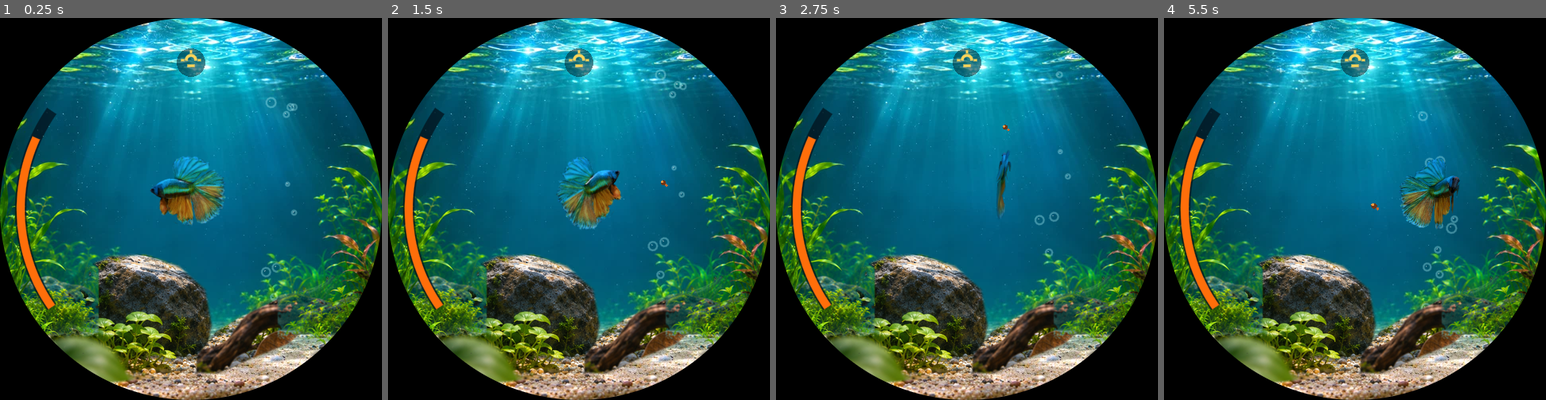
Above: before the commit, frames 1-4 (left to right).
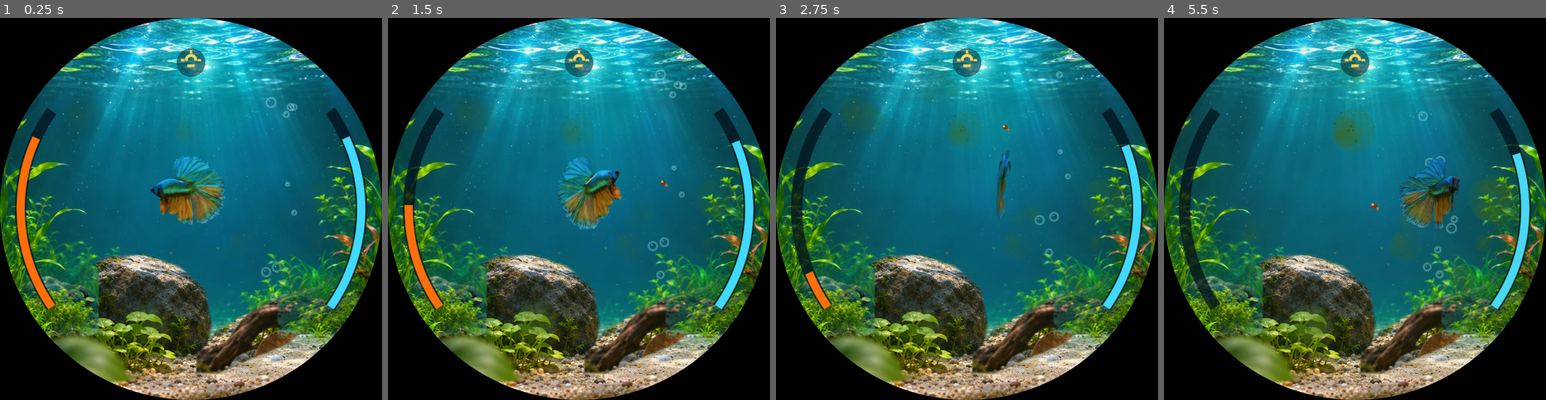
Above: after the commit, the same moments.

Repository: tunaiex/PETSHOP
Game: Godot game, scene res://sahneler/akvaryum.tscn
Two runs of this game, one before a commit and one after it. Both use one fixed random seed, a clock stepped at 60 frames per second and the inputs below.
Inputs (mouse positions are in pixels of both pictures, inside the frame that each line leads up to):
- Up to frame 1 (0.25 s): no input
- Up to frame 2 (1.5 s): tap Enter at 0.5 s; move the mouse to (663, 189) at 0.52 s; tap T at 0.6 s; click (663, 189) at 0.67 s; drag from (502, 228) to (559, 285) at 1.27 s
- Up to frame 3 (2.75 s): move the mouse to (1005, 124) at 2.02 s; tap Z at 2.1 s; click (1005, 124) at 2.17 s; tap T at 2.3 s
- Up to frame 4 (5.5 s): drag from (1335, 285) to (1240, 151) at 2.77 s; move the mouse to (1469, 266) at 3.52 s; tap 1 at 3.6 s; click (1469, 266) at 3.67 s; tap T at 3.8, 5.3 s; drag from (1240, 151) to (1297, 113) at 4.27 s; move the mouse to (1374, 209) at 5.02 s; tap 3 at 5.1 s; click (1374, 209) at 5.17 s

The runs differ from the first frame. In frame 1, 1.9% of the frame differs, in the area x 20-97%, y 23-90%; in frame 2, 2.8%; in frame 3, 4.3%; in frame 4, 6.0%, in the area x 4-97%, y 11-90%.

Commit message:
Bakım sistemi: cam yosunu ve silme, su kalitesi ve su değişimi, artan yem, mutluluk, köpük yuvası, gece uykusu
Co-Authored-By: Claude Opus 5.5 <noreply@anthropic.com>
Claude-Session: https://claude.ai/code/session_015MbJhn46P53U1WkoUEXvPy

Diff:
--- a/CepAkvaryumu_DerinlikV2/betikler/akvaryum.gd
+++ b/CepAkvaryumu_DerinlikV2/betikler/akvaryum.gd
@@ -5,12 +5,13 @@
 ## sirasi ile saglanir; tam 3B sahneye gore saatte daha az pil tuketir.
 ##
 ## Galaxy Watch 8 (Wear OS): 480x480 tasarim, 438x438 icin orantili olcek.
-## Dokunma: kisa = yem, 1 sn = isik, >60 px kaydirma = cam temizleme,
-## kenarda dairesel kaydirma / cerceve (bezel) = ileride menu secimi.
-
-## Gelecekteki ozellikler bu sinyallere baglanacak (cam kirlenmesi, menu).
+## Dokunma: kisa = yem, 1 sn = isik, >60 px kaydirma = cam silme,
+## kenarda tam tur dairesel kaydirma / cerceveyi 12 tik cevirme = su degisimi.
+## Bakim (yosun, su, mutluluk, kopuk yuvasi): betikler/bakim.gd
+
 signal cam_temizlendi(baslangic: Vector2, bitis: Vector2)
 signal menu_adimi(yon: int)
+signal su_degistirildi
 
 const MERKEZ := Vector2(240.0, 240.0)
 const KAYIT_YOLU := "user://akvaryum_kaydi.json"
@@ -28,11 +29,15 @@
 const DONUS_HIZI := 2.4        # rad/sn, normal yuzme
 const DONUS_HIZI_YEM := 3.6    # rad/sn, yeme giderken
 const MAKS_EGIM := 0.55        # yukari / asagi en fazla egim (rad)
+const TOK_ESIGI := 95.0        # bundan tokken balik yemi yemez, yem dibe coker
+const UYKU_NOKTASI := Vector3(-95.0, 60.0, 0.5)  # isik kapaninca bitkilerin yanina gider
+const CERCEVE_SU_TIK := 12     # cerceveyi bu kadar tik cevirmek = su degisimi
 
 @onready var balik: Sprite2D = $Balik
 @onready var balik_3d: SubViewport = $Balik3D
 @onready var yem_gorseli: Node2D = $Yem
 @onready var gosterge: Node2D = $Gosterge
+@onready var bakim: Node = $Bakim
 
 # Tokluk: 100 = tok, 0 = ac. Onceki projenin 'aclik' kaydi da okunur.
 var aclik := 85.0
@@ -63,6 +68,14 @@
 var daire_acisi := 0.0         # kenarda toplam donulen aci (rad, isaretli)
 var daire_bildirilen := 0      # menuye bildirilen adim sayisi
 var kenarda_kaldi := false
+var yol := PackedVector2Array()  # parmagin izi (cam silme icin)
+var silme_aktif := false
+var su_degisti_bu_hareket := false
+var cerceve_tik := 0
+var cerceve_zaman := 0.0
+var su_degisim_ilerleme := 0.0   # 0..1, gostergede halka olarak cizilir
+var kameraya_bak := 0.0          # cam parlayinca balik kameraya (cama) bakar
+var cama_geliyor := false
 
 var kayit_sayaci := 0.0
 var zaman_kontrol_sayaci := 0.0
@@ -85,6 +98,7 @@
 	_zaman_farkini_uygula()
 	_fps_ayarla()
 	Ayarlar.profil_degisti.connect(_fps_ayarla)
+	bakim.cam_parladi.connect(_cama_gel)
 	_baligi_gorsellestir()
 	_yemi_gorsellestir()
 	hazir = true
@@ -101,22 +115,32 @@
 		if basma_suresi >= UZUN_BASMA_SANIYE:
 			uzun_basma_yapildi = true
 			isik_acik = not isik_acik
+			if not isik_acik and yem_var:
+				# Isik kapanirken suda kalan yem dibe coker.
+				yem_var = false
+				bakim.artik_ekle(yem_gorseli.position)
 			_fps_ayarla()
 			_yemi_gorsellestir()
 			_kaydet()
 
 	if not odakta:
 		return
+
+	cerceve_zaman = maxf(0.0, cerceve_zaman - delta)
+	if cerceve_zaman <= 0.0 and not basili:
+		cerceve_tik = 0
+		su_degisim_ilerleme = 0.0
 
 	if isik_acik:
 		yuzme_zamani += delta
 		_sensoru_kontrol_et(delta)
 		_baligi_hareket_ettir(delta)
+		bakim.kare(delta)
 		_baligi_gorsellestir()
 		_yemi_gorsellestir()
 	else:
-		# Isik kapaliyken yuzme ve sensor okumasi durur.
-		anlik_hiz = 0.0
+		# Isik kapali: balik yavasca bitkilerin yanina gidip orada uyur.
+		_baligi_hareket_ettir(delta, true)
 		_baligi_gorsellestir()
 	balik_3d.guncelle(yon, anlik_hiz, delta, not isik_acik)
 
@@ -148,6 +172,7 @@
 		# Galaxy Watch cercevesi (bezel / doner cerceve) Android'de fare
 		# tekerlegi olarak gelir: ileride menu secimi icin.
 		_menu_adimi(1 if olay.button_index == MOUSE_BUTTON_WHEEL_DOWN else -1)
+		_cerceve_tik()
 	elif not OS.has_feature("mobile"):
 		if olay is InputEventMouseButton and olay.button_index == MOUSE_BUTTON_LEFT:
 			if olay.pressed:
@@ -165,6 +190,10 @@
 		elif olay.keycode == KEY_X:
 			balik_hedefi = Vector3(25.0, 0.0, 0.10) # kameraya yakin
 			bekleme_suresi = 0.0
+		elif olay.keycode == KEY_T and not OS.has_feature("mobile"):
+			# Test: 1 saat ileri sar
+			son_hesaplama_zamani -= 3600.0
+			_zaman_farkini_uygula()
 
 
 func _basmayi_baslat(konum: Vector2) -> void:
@@ -179,6 +208,9 @@
 	daire_acisi = 0.0
 	daire_bildirilen = 0
 	kenarda_kaldi = konum.distance_to(MERKEZ) >= KENAR_YARICAPI
+	yol = PackedVector2Array([konum])
+	silme_aktif = false
+	su_degisti_bu_hareket = false
 
 
 func _surukle(konum: Vector2) -> void:
@@ -192,12 +224,26 @@
 		kenarda_kaldi = false
 	daire_acisi += wrapf((konum - MERKEZ).angle() - (son_konum - MERKEZ).angle(), -PI, PI)
 	son_konum = konum
+	yol.append(konum)
 	if kenarda_kaldi and absf(daire_acisi) >= DAIRE_ESIGI:
 		var adim := int(daire_acisi / DAIRE_ADIM)
 		while daire_bildirilen != adim:
 			var y := signi(adim - daire_bildirilen)
 			daire_bildirilen += y
 			_menu_adimi(y)
+		# Kenarda tam tur = su degisimi (pompa). Ilerleme halkada gorunur.
+		su_degisim_ilerleme = clampf(absf(daire_acisi) / TAU, 0.0, 1.0)
+		if su_degisim_ilerleme >= 1.0 and not su_degisti_bu_hareket:
+			su_degisti_bu_hareket = true
+			_su_degistir()
+	elif not kenarda_kaldi:
+		su_degisim_ilerleme = 0.0
+		# Cam silme: parmak 60 px'i gecince parmagin altindaki yosun canli silinir.
+		if silme_aktif:
+			_cam_sil(yol.slice(yol.size() - 2))
+		elif konum.distance_to(baslangic) >= KAYDIRMA_ESIGI:
+			silme_aktif = true
+			_cam_sil(yol)
 
 
 func _basmayi_bitir(konum: Vector2) -> void:
@@ -208,17 +254,46 @@
 	if uzun_basma_yapildi:
 		return  # isik zaten degisti; birakinca yem atilmaz
 	if kenarda_kaldi and absf(daire_acisi) >= DAIRE_ESIGI:
-		return  # dairesel kaydirma: menu (cam temizleme ile karismaz)
-	if konum.distance_to(baslangic) >= KAYDIRMA_ESIGI:
-		_cami_temizle(baslangic, konum)
+		return  # dairesel kaydirma: su degisimi / menu (cam silme ile karismaz)
+	if silme_aktif or konum.distance_to(baslangic) >= KAYDIRMA_ESIGI:
+		if not silme_aktif:
+			_cam_sil(yol)  # kenarda baslayip duz giden kaydirma
+		cam_temizlendi.emit(baslangic, konum)
 	elif not kaydirildi and basma_suresi < UZUN_BASMA_SANIYE:
 		_yem_birak(konum)
 	# Aradaki durum (18-60 px kayma): bilincli olarak hicbir sey yapmaz.
 
 
-func _cami_temizle(bas: Vector2, son: Vector2) -> void:
-	# Jest hazir; cam kirlenmesi mekanigi henuz yok (oyun mekanigi degistirilmedi).
-	cam_temizlendi.emit(bas, son)
+func _cam_sil(noktalar: PackedVector2Array) -> void:
+	if bakim.cami_sil(noktalar) > 0:
+		_titret(20)  # her tamamen silinen lekede minik titresim
+
+
+func _cerceve_tik() -> void:
+	# Cerceveyi 4 sn icinde 12 tik cevirmek su degisimi yapar.
+	cerceve_tik += 1
+	cerceve_zaman = 4.0
+	su_degisim_ilerleme = clampf(float(cerceve_tik) / CERCEVE_SU_TIK, 0.0, 1.0)
+	if cerceve_tik >= CERCEVE_SU_TIK:
+		cerceve_tik = 0
+		_su_degistir()
+
+
+func _su_degistir() -> void:
+	bakim.su_degistir()
+	su_degisim_ilerleme = 0.0
+	_titret(120)
+	su_degistirildi.emit()
+	_kaydet()
+
+
+func _cama_gel() -> void:
+	# Tertemiz camda kendi yansimasini gorur: cama gelip sana bakar.
+	if not isik_acik or yem_var:
+		return
+	balik_hedefi = Vector3(0.0, -15.0, 0.07)
+	bekleme_suresi = 0.0
+	cama_geliyor = true
 
 
 func _menu_adimi(yon_: int) -> void:
@@ -230,6 +305,10 @@
 	if not isik_acik:
 		return
 	var nokta := _ekranda_sinirla(ekran_konumu, 143.0)
+	if aclik >= TOK_ESIGI:
+		# Tok balik yemi umursamaz; yem dibe coker ve suyu kirletir.
+		bakim.artik_ekle(nokta)
+		return
 	# Yemler orta-arka sularda da bulunabilir: baligin Z ekseninde gitmesi gerekir.
 	var yeni_derinlik := randf_range(0.23, 0.69)
 	yem_hedefi = _sinirla(Vector3(nokta.x - 240.0, nokta.y - 240.0, yeni_derinlik))
@@ -239,17 +318,35 @@
 	_yemi_gorsellestir()
 
 
-func _baligi_hareket_ettir(delta: float) -> void:
+func _baligi_hareket_ettir(delta: float, uyku := false) -> void:
 	irkilme_beklemesi = maxf(0.0, irkilme_beklemesi - delta)
 	anlik_hiz = lerpf(anlik_hiz, 0.0, minf(1.0, delta * 3.0))
-	if bekleme_suresi > 0.0 and not yem_var:
+	if uyku:
+		balik_hedefi = UYKU_NOKTASI
+		cama_geliyor = false
+		kameraya_bak = 0.0
+	elif bekleme_suresi > 0.0 and not yem_var:
 		bekleme_suresi -= delta
+		if kameraya_bak > 0.0:
+			# Cama donup bakar (yuzu kameraya: sapma = -PI/2).
+			kameraya_bak -= delta
+			var donus := DONUS_HIZI * delta
+			sapma = wrapf(sapma + clampf(wrapf(-PI / 2.0 - sapma, -PI, PI), -donus, donus), -PI, PI)
+			egim = move_toward(egim, 0.0, donus)
+			yon = Vector3(cos(egim) * cos(sapma), sin(egim), cos(egim) * sin(sapma))
 		return
 
 	var fark: Vector3 = balik_hedefi - balik_konumu
 	fark.z *= DERINLIK_PIKSEL
 	var mesafe: float = fark.length()
+	if uyku and mesafe < 8.0:
+		return  # uyku yerine vardi; yuzgecler yavasca kipirdar
 	if mesafe < 8.0:
+		if cama_geliyor and not yem_var:
+			cama_geliyor = false
+			kameraya_bak = 3.0
+			bekleme_suresi = 3.0
+			return
 		if yem_var:
 			yem_var = false
 			aclik = clampf(aclik + 22.0, 0.0, 100.0)
@@ -274,6 +371,10 @@
 	# daire cizip durmaz.
 	var hiz := 66.0 if yem_var else 32.0
 	hiz += 7.0 * hareket_siddeti
+	if uyku:
+		hiz = 16.0
+	elif not yem_var:
+		hiz *= bakim.hiz_carpani()  # mutsuz balik durgun yuzer
 	hiz *= clampf(yon.dot(fark / mesafe), 0.12, 1.0)
 	var yol := minf(mesafe, hiz * delta)
 	var adim := Vector3(yon.x, yon.y, yon.z / DERINLIK_PIKSEL) * yol
@@ -290,10 +391,16 @@
 		balik_hedefi = Vector3(103.0, 56.0, 0.82)
 	elif hedef_sayaci % 5 == 4:
 		balik_hedefi = Vector3(32.0, -42.0, 0.10)
+	elif bakim.yuva > 0.2 and hedef_sayaci % 5 == 2:
+		# Mutlu erkek betta kopuk yuvasina ugrar.
+		balik_hedefi = Vector3(randf_range(70.0, 110.0), -90.0, 0.35)
 	else:
+		var y_alt := -88.0
+		if bakim.mutluluk < 35.0:
+			y_alt = 10.0  # mutsuz balik dipte, durgun kalir
 		balik_hedefi = _sinirla(Vector3(
 			randf_range(-132.0, 132.0),
-			randf_range(-88.0, 85.0),
+			randf_range(y_alt, 85.0),
 			randf_range(0.10, 0.94)
 		))
 
@@ -320,6 +427,8 @@
 	var derinlik := balik_konumu.z
 	var boyut: float = lerpf(0.82, 0.54, derinlik)
 	var solukluk: float = lerpf(1.0, 0.77, derinlik)
+	# Mutsuz balik solgun gorunur.
+	solukluk *= lerpf(0.72, 1.0, clampf(bakim.mutluluk / 60.0, 0.0, 1.0))
 	balik.modulate = Color(solukluk * 0.91, solukluk * 0.98, 1.0, 1.0)
 	balik.position = MERKEZ + Vector2(
 		balik_konumu.x,
@@ -406,6 +515,7 @@
 	if son_hesaplama_zamani > 0.0:
 		var gecen_saniye := maxf(0.0, simdi - son_hesaplama_zamani)
 		aclik = clampf(aclik - gecen_saniye * 100.0 / TOKLUK_BITIS_SANIYE, 0.0, 100.0)
+		bakim.zamani_ilerlet(gecen_saniye, aclik)
 	son_hesaplama_zamani = simdi
 
 
@@ -425,6 +535,8 @@
 			var dizi: Array = kayit["balik_konumu"]
 			if dizi.size() == 3:
 				balik_konumu = _sinirla(Vector3(float(dizi[0]), float(dizi[1]), float(dizi[2])))
+		if kayit.get("bakim") is Dictionary:
+			bakim.yukle(kayit["bakim"])
 
 
 func _kaydet() -> void:
@@ -434,11 +546,12 @@
 		push_warning("Kayit yazilamadi: " + KAYIT_YOLU)
 		return
 	dosya.store_string(JSON.stringify({
-		"surum": 2,
+		"surum": 3,
 		"aclik": aclik,
 		"isik_acik": isik_acik,
 		"zaman": son_hesaplama_zamani,
-		"balik_konumu": [balik_konumu.x, balik_konumu.y, balik_konumu.z]
+		"balik_konumu": [balik_konumu.x, balik_konumu.y, balik_konumu.z],
+		"bakim": bakim.sozluk()
 	}))
 	dosya.flush()
 
--- /dev/null
+++ b/CepAkvaryumu_DerinlikV2/betikler/bakim.gd
@@ -0,0 +1,203 @@
+extends Node
+## Akvaryum bakimi: cam yosunu, su kalitesi, artan yem, mutluluk, kopuk yuvasi.
+## Tum degerler gercek zamanla ilerler (uygulama kapaliyken de); ana betik
+## her saniye ve acilista gecen sureyi zamani_ilerlet() ile verir.
+##
+## Cizim, z_index'leri farkli dort kucuk Node2D ile yapilir (bakim_cizim.gd):
+##   Yuva (yuzeyde kopuk yuvasi), Artiklar (dipteki yem), SuRengi (bulaniklik),
+##   CamYosunu (en onde, camin ustunde).
+
+signal cam_parladi        # kirli cam tamamen temizlendi
+signal degisti            # cizimlerin yenilenmesi gerekiyor
+
+const MERKEZ := Vector2(240.0, 240.0)
+const SAAT := 3600.0
+
+# --- Ayarlar (oyun dengesi) ---
+const SU_BITIS_SAAT := 48.0          # temiz su 48 saatte tamamen kirlenir
+const ARTIK_KIRLETME_SAAT := 6.0     # dipteki her yem tanesi saatte 6 puan kirletir
+const ARTIK_OMUR_SAAT := 3.0         # dipteki yem 3 saatte cozunur
+const ARTIK_EN_FAZLA := 6
+const YOSUN_LEKE := 12
+const YUVA_BUYUME_SAAT := 6.0        # mutluyken yuva 6 saatte tamamlanir
+const YUVA_SONME_SAAT := 3.0         # mutsuzken 3 saatte kaybolur
+const MUTLULUK_ZAMAN_SABITI := 1800.0  # mutluluk hedefe ~30 dk'da yaklasir
+
+var su := 85.0                       # 100 = berrak, 0 = cok kirli
+var su_gorunen := 85.0               # su degisiminde yumusak gecis icin
+var gecis := false
+var cam_kirliydi := false            # cam bir kez belirgin kirlendiyse true
+var yuva := 0.0                      # 0..1 kopuk yuvasi buyuklugu
+var mutluluk := 70.0                 # 0..100
+var lekeler: Array[Dictionary] = []  # {p: Vector2, r: float, l: 0..1, h: buyume/sn, t: tohum}
+var artiklar: Array[Dictionary] = [] # {p: Vector2 (ekran), dip: float, yas: sn}
+
+
+func _ready() -> void:
+	if lekeler.is_empty():
+		for i in YOSUN_LEKE:
+			lekeler.append(_yeni_leke(randf_range(0.0, 0.2)))
+
+
+func _yeni_leke(seviye: float) -> Dictionary:
+	# Cam kenarlarina yakin yerlerde daha cok yosun olur.
+	var aci := randf() * TAU
+	var uzaklik := sqrt(randf_range(0.15, 1.0)) * 185.0
+	return {
+		"p": MERKEZ + Vector2.from_angle(aci) * uzaklik,
+		"r": randf_range(16.0, 38.0),
+		"l": seviye,
+		"h": 1.0 / (randf_range(8.0, 20.0) * SAAT),
+		"t": randi() % 100000,
+	}
+
+
+# ---------------------------------------------------------------- zaman
+
+## Gecen gercek sure (saniye). Bir saniyelik adimlar da, saatlerce kapali
+## kalma da ayni formullerle hesaplanir.
+func zamani_ilerlet(saniye: float, tokluk: float) -> void:
+	if saniye <= 0.0:
+		return
+	# Dipteki yemler suyu kirletir, zamanla cozunur.
+	var artik_kiri := 0.0
+	for a in artiklar:
+		var kalan := maxf(0.0, ARTIK_OMUR_SAAT * SAAT - a["yas"])
+		artik_kiri += minf(saniye, kalan) * ARTIK_KIRLETME_SAAT / SAAT
+		a["yas"] += saniye
+	artiklar = artiklar.filter(func(a): return a["yas"] < ARTIK_OMUR_SAAT * SAAT)
+	su = clampf(su - saniye * 100.0 / (SU_BITIS_SAAT * SAAT) - artik_kiri, 0.0, 100.0)
+	if not gecis:
+		su_gorunen = su
+
+	# Yosun: kirli suda daha hizli buyur.
+	var hiz_carpani := lerpf(1.7, 1.0, su / 100.0)
+	for leke in lekeler:
+		leke["l"] = minf(1.0, leke["l"] + saniye * leke["h"] * hiz_carpani)
+	if cam_temizligi() < 0.85:
+		cam_kirliydi = true
+
+	# Mutluluk hedefe yavasca yaklasir.
+	var hedef := mutluluk_hedefi(tokluk)
+	mutluluk = lerpf(mutluluk, hedef, 1.0 - exp(-saniye / MUTLULUK_ZAMAN_SABITI))
+
+	# Kopuk yuvasi: mutluyken buyur, mutsuzken soner.
+	if mutluluk >= 75.0:
+		yuva = minf(1.0, yuva + saniye / (YUVA_BUYUME_SAAT * SAAT))
+	elif mutluluk < 50.0:
+		yuva = maxf(0.0, yuva - saniye / (YUVA_SONME_SAAT * SAAT))
+	degisti.emit()
+
+
+func mutluluk_hedefi(tokluk: float) -> float:
+	var h := 0.40 * tokluk + 0.35 * su + 0.25 * cam_temizligi() * 100.0
+	if tokluk < 15.0:
+		h = minf(h, 30.0)  # cok acken baska hicbir sey mutlu etmez
+	return clampf(h, 0.0, 100.0)
+
+
+func cam_temizligi() -> float:
+	var toplam := 0.0
+	for leke in lekeler:
+		toplam += leke["l"]
+	return 1.0 - toplam / float(lekeler.size())
+
+
+## Balik ne kadar istekli yuzer (mutsuz balik yavas ve durgundur).
+func hiz_carpani() -> float:
+	return lerpf(0.6, 1.0, clampf(mutluluk / 70.0, 0.0, 1.0))
+
+
+# ---------------------------------------------------------------- eylemler
+
+## Parmagin gectigi yol (ekran koordinati). Silinen leke sayisini dondurur.
+func cami_sil(noktalar: PackedVector2Array) -> int:
+	if noktalar.size() < 2:
+		return 0
+	if cam_temizligi() < 0.85:
+		cam_kirliydi = true
+	var biten := 0
+	for i in lekeler.size():
+		var leke: Dictionary = lekeler[i]
+		if leke["l"] <= 0.0:
+			continue
+		var en_yakin := INF
+		for j in range(1, noktalar.size()):
+			var q := Geometry2D.get_closest_point_to_segment(leke["p"], noktalar[j - 1], noktalar[j])
+			en_yakin = minf(en_yakin, q.distance_to(leke["p"]))
+		if en_yakin < leke["r"] + 22.0:
+			leke["l"] = maxf(0.0, leke["l"] - 0.55)
+			if leke["l"] <= 0.0:
+				lekeler[i] = _yeni_leke(0.0)  # baska yerde sifirdan buyumeye baslar
+				biten += 1
+	if cam_kirliydi and cam_temizligi() >= 0.97:
+		cam_kirliydi = false
+		cam_parladi.emit()
+	degisti.emit()
+	return biten
+
+
+## Balik tokken atilan yem dibe coker.
+func artik_ekle(ekran_konumu: Vector2) -> void:
+	if artiklar.size() >= ARTIK_EN_FAZLA:
+		artiklar.pop_front()
+	var dip := randf_range(398.0, 418.0)
+	var x := clampf(ekran_konumu.x, 150.0, 400.0)
+	artiklar.append({"p": Vector2(x, ekran_konumu.y), "dip": dip, "yas": 0.0})
+	degisti.emit()
+
+
+## Su degisimi: berrak su, dipteki yemler alinir. Yosun camda kalir.
+func su_degistir() -> void:
+	su = 100.0
+	artiklar.clear()
+	gecis = true
+	var tw := create_tween()
+	tw.tween_method(_su_gecisi, su_gorunen, 100.0, 2.5).set_trans(Tween.TRANS_SINE)
+	tw.finished.connect(func(): gecis = false)
+
+
+func _su_gecisi(v: float) -> void:
+	su_gorunen = v
+	degisti.emit()
+
+
+## Her karede: dibe dusmekte olan yemleri hareket ettirir.
+func kare(delta: float) -> void:
+	var hareket := false
+	for a in artiklar:
+		if a["p"].y < a["dip"]:
+			a["p"].y = minf(a["dip"], a["p"].y + delta * 28.0)
+			a["p"].x += sin(a["p"].y * 0.08) * delta * 6.0
+			hareket = true
+	if hareket:
+		degisti.emit()
+
+
+# ---------------------------------------------------------------- kayit
+
+func sozluk() -> Dictionary:
+	var l := []
+	for leke in lekeler:
+		l.append([leke["p"].x, leke["p"].y, leke["r"], leke["l"], leke["h"], leke["t"]])
+	var a := []
+	for artik in artiklar:
+		a.append([artik["p"].x, artik["dip"], artik["yas"]])
+	return {"su": su, "yuva": yuva, "mutluluk": mutluluk, "lekeler": l, "artiklar": a}
+
+
+func yukle(d: Dictionary) -> void:
+	su = clampf(float(d.get("su", su)), 0.0, 100.0)
+	su_gorunen = su
+	yuva = clampf(float(d.get("yuva", yuva)), 0.0, 1.0)
+	mutluluk = clampf(float(d.get("mutluluk", mutluluk)), 0.0, 100.0)
+	var l = d.get("lekeler", [])
+	if l is Array and l.size() == YOSUN_LEKE:
+		lekeler.clear()
+		for e in l:
+			lekeler.append({"p": Vector2(e[0], e[1]), "r": float(e[2]), "l": float(e[3]), "h": float(e[4]), "t": int(e[5])})
+	artiklar.clear()
+	for e in d.get("artiklar", []):
+		# Kayittan gelen yem zaten dipte durur.
+		artiklar.append({"p": Vector2(e[0], e[1]), "dip": float(e[1]), "yas": float(e[2])})
+	degisti.emit()
--- /dev/null
+++ b/CepAkvaryumu_DerinlikV2/betikler/bakim_cizim.gd
@@ -0,0 +1,78 @@
+extends Node2D
+## Bakim katmanlarindan birini cizer. Veriyi ust dugumdeki Bakim'dan okur ve
+## yalnizca bir sey degistiginde yeniden cizer (her karede degil: pil).
+
+enum Katman { YUVA, ARTIK, SU, YOSUN }
+@export var katman: Katman = Katman.YOSUN
+
+const MERKEZ := Vector2(240.0, 240.0)
+@onready var bakim: Node = get_parent()
+
+
+func _ready() -> void:
+	bakim.degisti.connect(queue_redraw)
+
+
+func _draw() -> void:
+	match katman:
+		Katman.YUVA: _yuva()
+		Katman.ARTIK: _artiklar()
+		Katman.SU: _su()
+		Katman.YOSUN: _yosun()
+
+
+func _yuva() -> void:
+	# Yuzeyde, sag ustte kopuk kabarciklarindan olusan yuva.
+	var adet := int(bakim.yuva * 46.0)
+	if adet <= 0:
+		return
+	var rng := RandomNumberGenerator.new()
+	rng.seed = 4242
+	for i in adet:
+		var p := Vector2(330.0, 104.0) + Vector2(rng.randf_range(-38.0, 38.0) * (0.4 + 0.6 * bakim.yuva), rng.randf_range(-5.0, 6.0))
+		var r := rng.randf_range(1.8, 4.2)
+		draw_circle(p, r, Color(0.85, 0.97, 1.0, 0.16))
+		draw_arc(p, r, 0.0, TAU, 10, Color(0.9, 1.0, 1.0, 0.55), 0.9, true)
+		draw_circle(p + Vector2(-r * 0.3, -r * 0.35), 0.7, Color(1, 1, 1, 0.7))
+
+
+func _artiklar() -> void:
+	for a in bakim.artiklar:
+		# Zamanla kararir ve kuculur (cozunme)
+		var omur: float = clampf(1.0 - a["yas"] / (bakim.ARTIK_OMUR_SAAT * bakim.SAAT), 0.0, 1.0)
+		var p: Vector2 = a["p"]
+		draw_circle(p, 3.2 * (0.5 + 0.5 * omur), Color(0.30, 0.17, 0.07, 0.9))
+		draw_circle(p + Vector2(-1.2, -1.0), 1.4 * (0.5 + 0.5 * omur), Color(0.62, 0.38, 0.16, 0.8 * omur))
+
+
+func _su() -> void:
+	# Kirli su: tum akvaryuma sari-yesil bir bulaniklik ve suzulen tanecikler.
+	var kir: float = 1.0 - bakim.su_gorunen / 100.0
+	if kir < 0.04:
+		return
+	draw_circle(MERKEZ, 241.0, Color(0.40, 0.45, 0.10, kir * 0.42))
+	var rng := RandomNumberGenerator.new()
+	rng.seed = 777
+	for i in int(kir * 40.0):
+		var p := MERKEZ + Vector2.from_angle(rng.randf() * TAU) * sqrt(rng.randf()) * 200.0
+		draw_circle(p, rng.randf_range(0.8, 1.8), Color(0.55, 0.5, 0.25, 0.35 + kir * 0.3))
+
+
+func _yosun() -> void:
+	# Cam yuzeyindeki yosun lekeleri: duzensiz, ust uste binen yumusak daireler.
+	for leke in bakim.lekeler:
+		var l: float = leke["l"]
+		if l < 0.03:
+			continue
+		var rng := RandomNumberGenerator.new()
+		rng.seed = leke["t"]
+		var p: Vector2 = leke["p"]
+		var r: float = leke["r"] * (0.55 + 0.45 * l)
+		var renk := Color(0.27, 0.42, 0.10, 0.30 * l)
+		draw_circle(p, r, renk)
+		for i in 7:
+			var q := p + Vector2.from_angle(rng.randf() * TAU) * rng.randf_range(0.2, 0.85) * r
+			draw_circle(q, r * rng.randf_range(0.25, 0.55), Color(0.25, 0.40, 0.09, 0.32 * l))
+		for i in 6:
+			var q := p + Vector2.from_angle(rng.randf() * TAU) * rng.randf_range(0.0, 1.0) * r
+			draw_circle(q, rng.randf_range(0.8, 2.0), Color(0.17, 0.27, 0.05, 0.55 * l))
--- a/CepAkvaryumu_DerinlikV2/betikler/gosterge.gd
+++ b/CepAkvaryumu_DerinlikV2/betikler/gosterge.gd
@@ -13,6 +13,19 @@
 	var bitis := deg_to_rad(215.0)
 	draw_arc(MERKEZ, 214.0, baslangic, bitis, 32, Color(0.01, 0.07, 0.11, 0.76), 13.0, true)
 	draw_arc(MERKEZ, 214.0, baslangic, lerpf(baslangic, bitis, float(akvaryum.get("aclik")) / 100.0), 32, Color(1.0, 0.43, 0.04), 9.0, true)
+	# Sagda su kalitesi (ayna simetrik, mavi). Kirlendikce sari-yesile doner.
+	var bakim: Node = akvaryum.get_node("Bakim")
+	var su: float = bakim.su_gorunen / 100.0
+	var sag_bas := deg_to_rad(35.0)
+	var sag_bit := deg_to_rad(-35.0)
+	draw_arc(MERKEZ, 214.0, sag_bas, sag_bit, 32, Color(0.01, 0.07, 0.11, 0.76), 13.0, true)
+	var su_renk := Color(0.75, 0.78, 0.2).lerp(Color(0.25, 0.85, 1.0), clampf((su - 0.3) / 0.5, 0.0, 1.0))
+	if su > 0.005:
+		draw_arc(MERKEZ, 214.0, sag_bas, lerpf(sag_bas, sag_bit, su), 32, su_renk, 9.0, true)
+	# Su degisimi ilerlemesi: kenarda donen ince halka
+	var ilerleme: float = akvaryum.get("su_degisim_ilerleme")
+	if ilerleme > 0.01:
+		draw_arc(MERKEZ, 229.0, -PI / 2.0, -PI / 2.0 + TAU * ilerleme, 64, Color(0.45, 0.9, 1.0, 0.9), 5.0, true)
 	# Sag alt ya da kenarlarda yazi kullanmiyoruz; merkez oyuncak gibi kalmiyor.
 	# Minik isik sembolu: basma alani degil, uzun basmaya gorsel ipucu.
 	draw_circle(Vector2(240.0, 56.0), 18.0, Color(0.0, 0.08, 0.12, 0.50))
--- a/CepAkvaryumu_DerinlikV2/sahneler/akvaryum.tscn
+++ b/CepAkvaryumu_DerinlikV2/sahneler/akvaryum.tscn
@@ -10,6 +10,8 @@
 [ext_resource type="Script" path="res://betikler/gosterge.gd" id="8_hud"]
 [ext_resource type="Script" path="res://betikler/baloncuklar.gd" id="9_bub"]
 [ext_resource type="Script" path="res://betikler/yem.gd" id="10_food"]
+[ext_resource type="Script" path="res://betikler/bakim.gd" id="11_care"]
+[ext_resource type="Script" path="res://betikler/bakim_cizim.gd" id="12_caredraw"]
 
 [sub_resource type="CanvasItemMaterial" id="premult"]
 blend_mode = 4
@@ -56,6 +58,29 @@
 position = Vector2(240, 240)
 texture = ExtResource("6_plants")
 
+[node name="Bakim" type="Node" parent="."]
+script = ExtResource("11_care")
+
+[node name="Yuva" type="Node2D" parent="Bakim"]
+z_index = -5
+script = ExtResource("12_caredraw")
+katman = 0
+
+[node name="Artiklar" type="Node2D" parent="Bakim"]
+z_index = 6
+script = ExtResource("12_caredraw")
+katman = 1
+
+[node name="SuRengi" type="Node2D" parent="Bakim"]
+z_index = 30
+script = ExtResource("12_caredraw")
+katman = 2
+
+[node name="CamYosunu" type="Node2D" parent="Bakim"]
+z_index = 35
+script = ExtResource("12_caredraw")
+katman = 3
+
 [node name="YuvarlakMaske" type="Sprite2D" parent="."]
 z_index = 40
 position = Vector2(240, 240)
Not shown: 1 places in CepAkvaryumu_DerinlikV2/sahneler/akvaryum.tscn that only renumber resources
Not shown, changed: CepAkvaryumu_DerinlikV2/BENI_OKU.md
